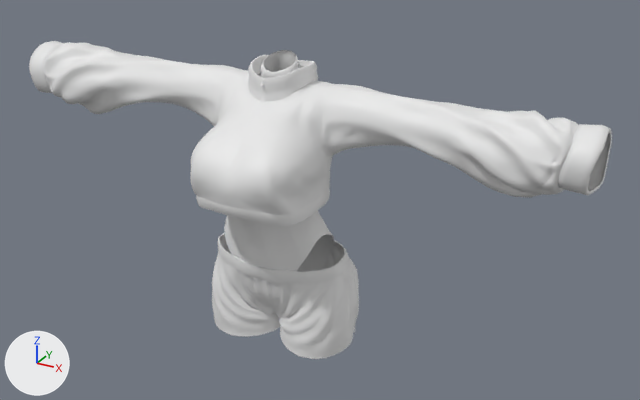
What one commit did to the FBX model Assets/OutfitRetargetingSystem/Outputs/retargeted_20260104_125010_Shinano Ohanyo  Routine Wear.fbx.
Before and after are seen from a camera (50 mm lens) standing at (0.793, -1.298, 1.613) and looking at (0.075, 0.006, 0.961). Arrows for +X, +Y and +Z are at lower left; the lights stay in place.

Objects in the first picture: 'Ohanyo Routine Leotard.001', 'Ohanyo Routine Shorts.001', 'Ohanyo Routine UP.001'.
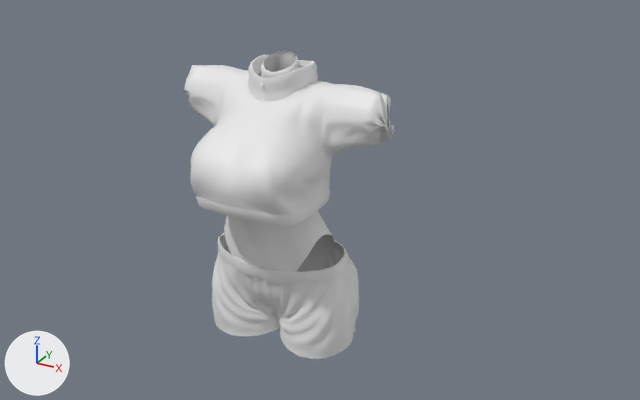
The newer file adds a shape key; the second version is drawn at full value of the shape key 'sh' of 'Ohanyo Routine UP.001', and the change is written as the vertex moves it makes.

Boxes [x1, y1, x2, y2] around the edits, measured in the pictures (640 x 400 px; the box of a moved part takes in the faces that stretch with it):
```json
{"object": "Ohanyo Routine UP.001", "change": "reshaped", "before": [29, 41, 612, 226], "after": [183, 55, 394, 226]}
{"part": 1, "of": "me_new_empty_mesh_001", "change": "moved or reshaped", "before": [355, 88, 612, 198], "after": [355, 88, 394, 147]}
{"part": 2, "of": "me_new_empty_mesh_001", "change": "moved or reshaped", "before": [29, 41, 211, 117], "after": [183, 65, 212, 116]}
```

Edits to the scene script, one JSON object a line:
```json
{"block": "me_new_empty_mesh_001", "where": "# used by ob_ohanyo_routine_up_001; location = (0.0, 0.0, 0.0)"}
{"op": "remove", "block": "me_new_empty_mesh_001", "code": "me_new_empty_mesh_001.from_pydata(...)  # 7603 vertices, 15006 faces; spans x -0.568..0.568, y -0.182..0.078, z 0.965..1.211"}
{"op": "add", "block": "me_new_empty_mesh_001", "code": "me_new_empty_mesh_001.from_pydata(...)  # 7603 vertices, 15006 faces; spans x -0.568..0.568, y -0.182..0.066, z 0.965..1.211"}
{"block": "me_new_empty_mesh_001", "change": "me_new_empty_mesh_001 part 1: 2382 of 7603 vertices moved; they spanned x 0.168..0.568, y -0.068..0.078, z 1.047..1.193 and now span x 0.168..0.568, y -0.03..0.051, z 1.079..1.18; mean shift (0.0, -0.004, 0.001); largest move (0.46, 0.078, 1.104) -> (0.46, -0.002, 1.127)"}
{"block": "me_new_empty_mesh_001", "change": "me_new_empty_mesh_001 part 2: 2382 of 7603 vertices moved; they spanned x -0.568..-0.168, y -0.068..0.078, z 1.047..1.193 and now span x -0.568..-0.168, y -0.03..0.051, z 1.079..1.18; mean shift (0.0, -0.004, 0.001); largest move (-0.46, 0.078, 1.104) -> (-0.46, -0.002, 1.127)"}
```
